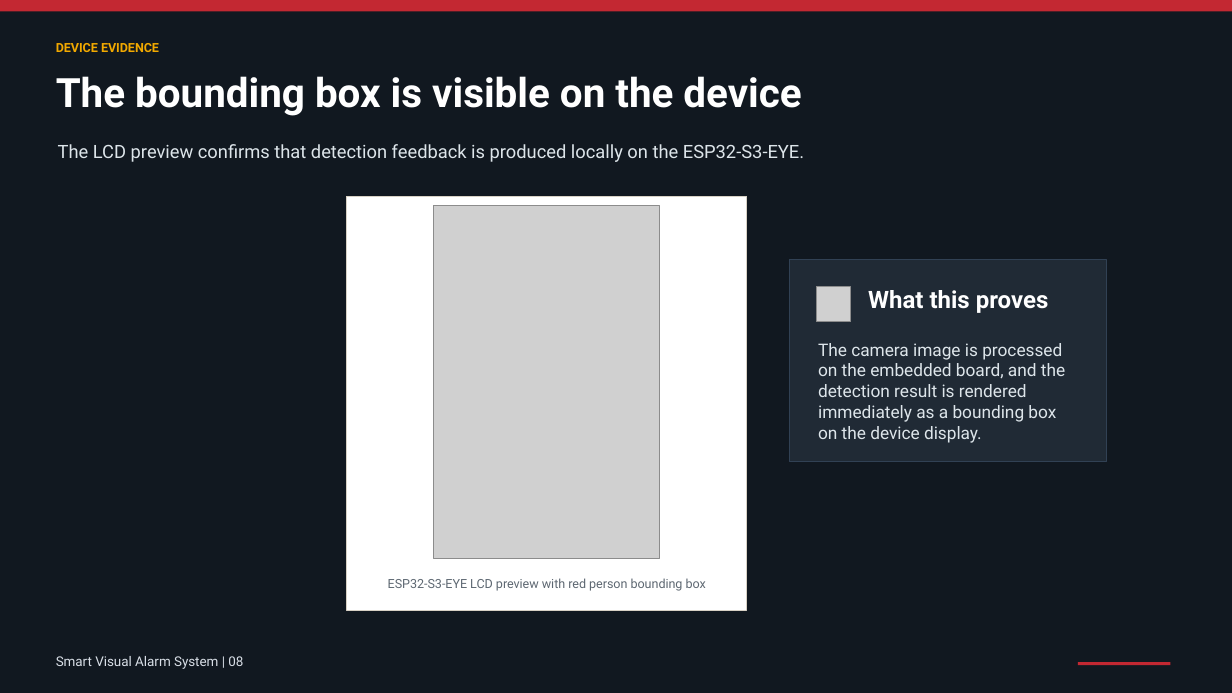
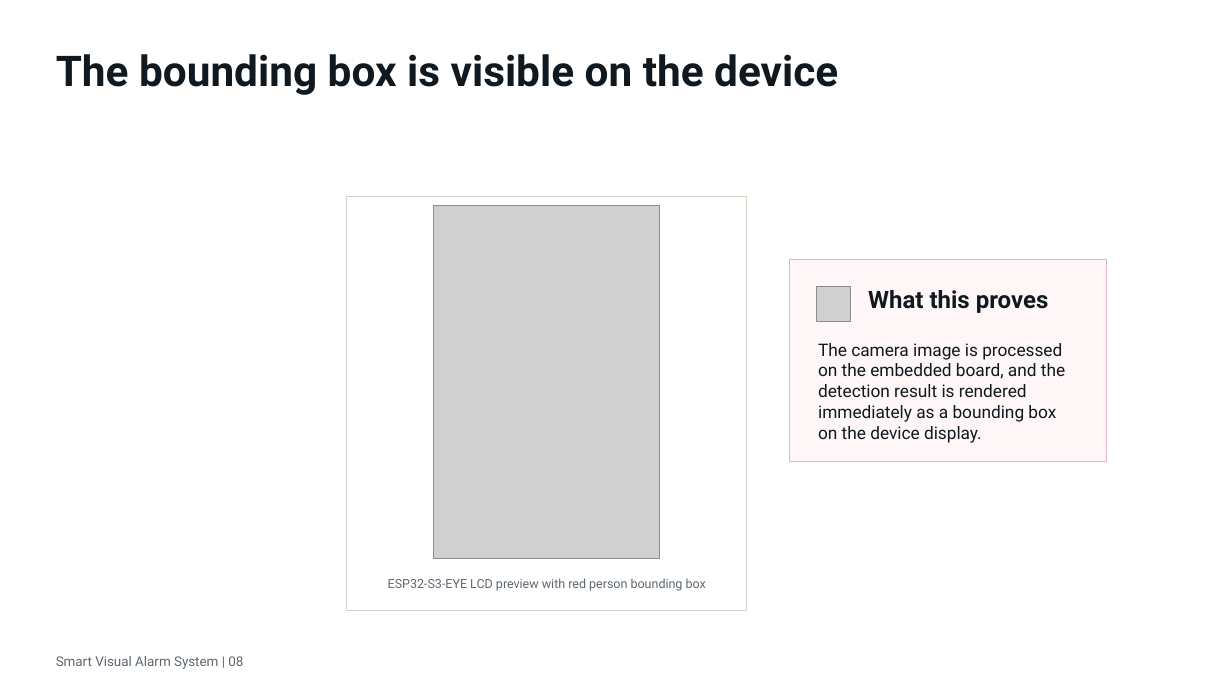
Before and after one commit to ernyei13/iot-project-pedestrian-detector, a slide deck: slide 8 of presentation.pptx. Drawn at 1232x693 pixels with LibreOffice and Linux fonts; fonts in the diff are those of the drawing; grey boxes stand for pictures. Boxes give left, top, right and bottom in pixels: in the first picture for what was removed or moved away, otherwise in the second. Text is boxed around its words. In the diff, an @@ line names an element or a change of style, - is before the commit and + after.

Commit message:
Update report and presentation visuals

```diff
--- a/presentation.pptx
+++ b/presentation.pptx
@@ rectangle removed at [0,0,1232,693] @@
@@ rectangle removed at [0,0,1232,11] @@
@@ text "The bounding box is visible ...": place and size @@
-text "The bounding box is visible ..." at [56,76,801,116]
+text "The bounding box is visible ..." at [56,54,838,95]
@@ text "The bounding box is visible ..." at [56,54,838,95]: size 31.5 to 33 pt, text colour #FFFFFF to #101820 @@
@@ text removed at [56,43,159,52] @@
-DEVICE EVIDENCE
@@ text removed at [58,144,804,162] @@
-The LCD preview confirms that detection feedback is produced locally on the ESP32-S3-EYE.
@@ rectangle at [789,260,1107,462]: fill #202A35 to #FFF7F7; outline #314154 0.75 pt to #E6B7BC 0.75 pt @@
@@ text "What this proves" at [868,290,1049,313]: text colour #FFFFFF to #101820 @@
@@ text "The camera image is processed ..." at [818,343,1065,439]: text colour #DDE5EA to #101820 @@
@@ text "Smart Visual Alarm System | ..." at [56,656,243,669]: text colour #D8DEE6 to #5E6872 @@
@@ rectangle removed at [1079,663,1171,665] @@
```
Also in this commit, not shown: 10 other slides changed, 1 slide added, 1 other file.
